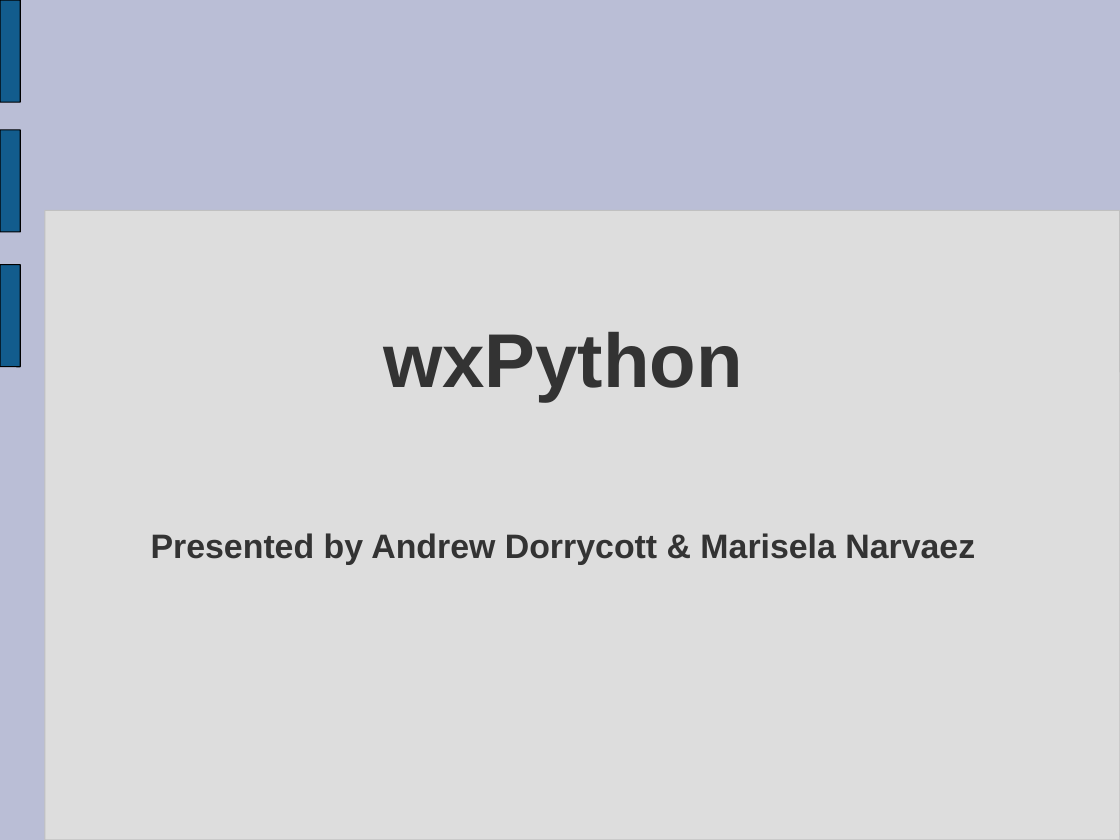
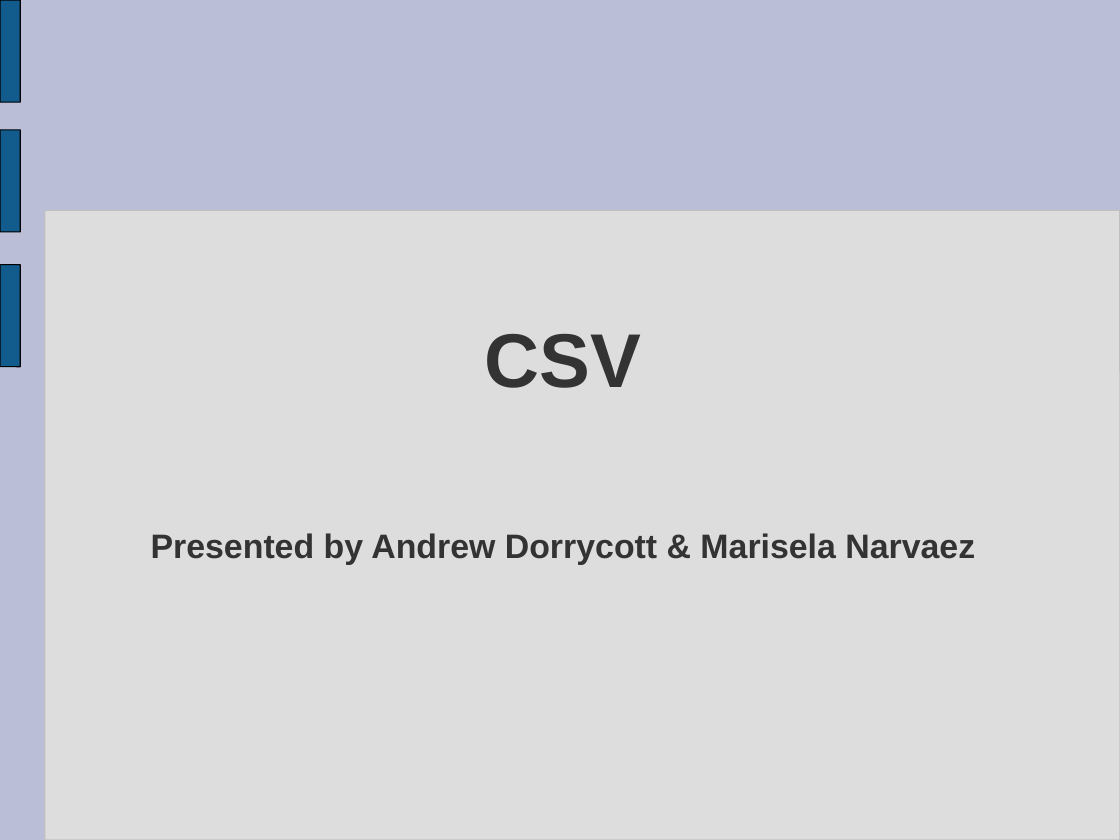
Before and after one commit to tdyhacker/pythonexploration, a slide deck: slide 1 of kusinwolf/CSV/CSV.ppt. Drawn at 1120x840 pixels with LibreOffice and Linux fonts; fonts in the diff are those of the drawing. Boxes give left, top, right and bottom in pixels: in the first picture for what was removed or moved away, otherwise in the second. Text is boxed around its words. In the diff, an @@ line names an element or a change of style, - is before the commit and + after.

```diff
--- a/kusinwolf/CSV/CSV.ppt
+++ b/kusinwolf/CSV/CSV.ppt
@@ text at (485,334,642,388): text changed @@
-wxPython
+CSV
```
Also in this commit, not shown: 4 slides added, 4 slides removed, 1 other file.
